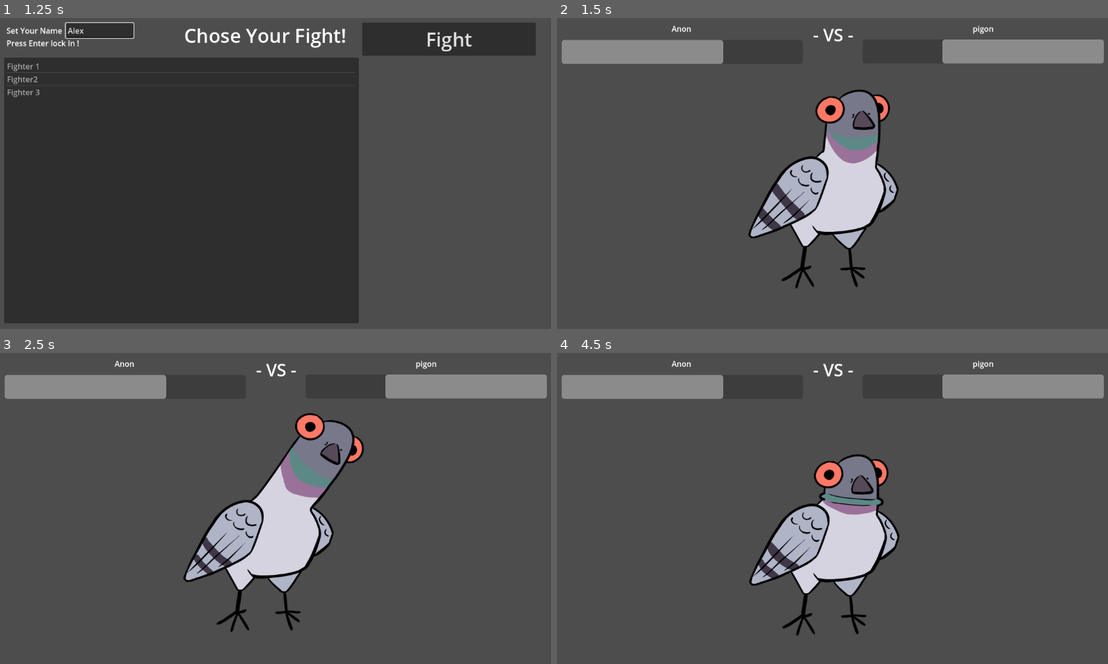
Above: before the commit, frames 1-4 (two rows, left to right).
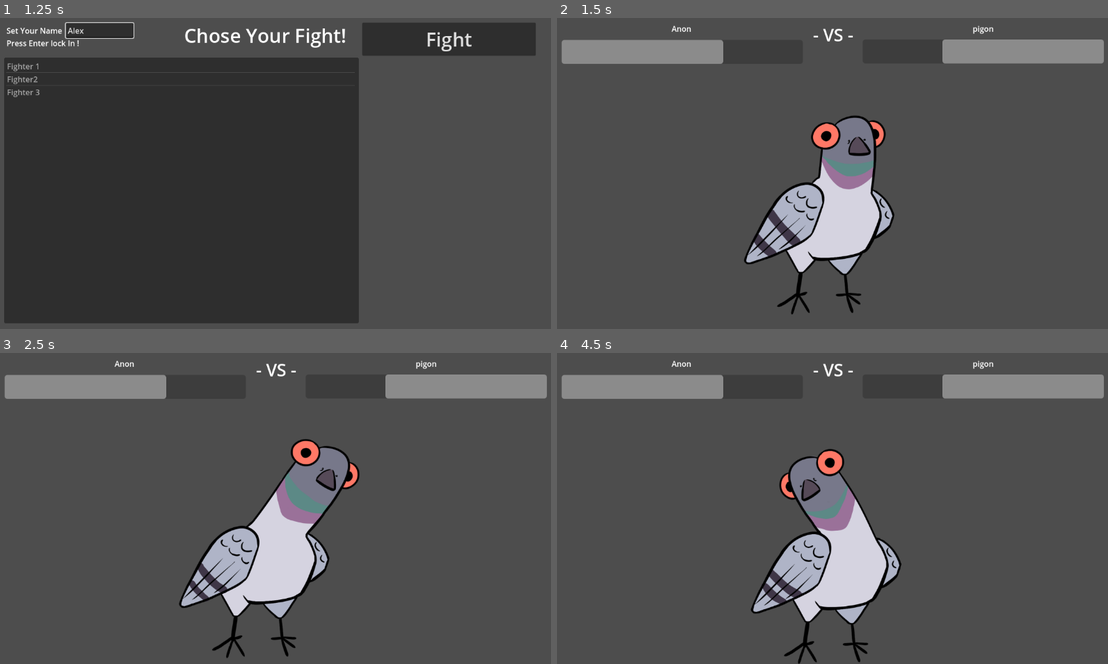
Above: after the commit, the same moments.

Repository: potentiallyPartial/2025Gamejam
Game: Godot game, scene res://scenes/menu.tscn
Two runs of this game, one before a commit and one after it. Both use one fixed random seed, a clock stepped at 60 frames per second and the inputs below. The project has no main scene, so this scene is started directly. The engine's default icon, where the game draws it, is replaced by a stand-in: a white triangle on a blue panel in a dark square.
Inputs (mouse positions are in pixels of both pictures, inside the frame that each line leads up to):
- Up to frame 1 (1.25 s): click (99, 30) at 0.52 s; type "Alex" at 0.6 s
- Up to frame 2 (1.5 s): click "Fight" at 1.25 s
- Up to frame 3 (2.5 s): tap Enter at 2 s; move the mouse to (402, 492) at 2.02 s
- Up to frame 4 (4.5 s): tap Space at 2.75 s; move the mouse to (722, 524) at 2.77 s; move the mouse to (887, 440) at 3.52 s; tap Enter at 4.25 s; move the mouse to (804, 570) at 4.27 s

Frame 1 is identical in both runs. In frame 2, 8.1% of the frame differs, in the area x 33-62%, y 22-96%; in frame 3, 8.9%, in the area x 32-67%, y 19-99%; in frame 4, 8.3%.

Commit message:
Changed things

Diff:
--- a/scenes/Player.tscn
+++ b/scenes/Player.tscn
@@ -147,7 +147,8 @@
 	inGrace = true;
 	graceTimer.start();
 	Master.isFight = true;
-	#enemyInfo.setSpright();
+	if curDefenseLen < defenseLen:
+		enemyInfo.setSpright();
 
 func _on_graceper_timeout():
 	inGrace = false;
@@ -161,17 +162,17 @@
 script = SubResource("GDScript_yxn0c")
 
 [node name="Enemy" parent="." instance=ExtResource("1_2g3nk")]
-position = Vector2(565, 357)
+position = Vector2(556, 411)
 scale = Vector2(0.7, 0.7)
 
 [node name="playerUp" type="Sprite2D" parent="."]
 visible = false
-position = Vector2(563, 202)
+position = Vector2(599, 124)
 texture = ExtResource("2_ejowg")
 
 [node name="playerDown" type="Sprite2D" parent="."]
 visible = false
-position = Vector2(566, 535)
+position = Vector2(585, 569)
 texture = ExtResource("2_ejowg")
 
 [node name="playerLeft" type="Sprite2D" parent="."]
--- a/scenes/ui.tscn
+++ b/scenes/ui.tscn
@@ -1,4 +1,4 @@
-[gd_scene load_steps=2 format=3]
+[gd_scene load_steps=2 format=3 uid="uid://btttbr6dtmnej"]
 
 [ext_resource type="Script" path="res://scripts/ui.gd" id="1_jb6sg"]
 
--- a/scripts/Enemy.gd
+++ b/scripts/Enemy.gd
@@ -2,7 +2,7 @@
 
 #@export var minMoves = 3;
 #@export var maxMoves = 40;
-@export var attackLen = 3;
+@export var attackLen = 5;
 @export var enemySelected = 0;
 @export var minWait = 0;
 @export var maxWait = 1;
@@ -25,6 +25,9 @@
 func makeNumEnemyMoves():
 	for i in attackLen:
 		enemyMoves.append(rng.randi_range(1, 4));
+		if i > 0:
+			while enemyMoves[i] == enemyMoves[i-1]:
+				enemyMoves[i]=rng.randi_range(1, 4);
 
 func makeNumEnemyTime():
 	for i in attackLen:
@@ -77,11 +80,11 @@
 		if enemyMoves[player.curDefenseLen] == 1:
 			spright.set_frame_and_progress(8,0);
 		if enemyMoves[player.curDefenseLen] == 2:
-			spright.set_frame_and_progress(6,0);
+			spright.set_frame_and_progress(5,0);
 		if enemyMoves[player.curDefenseLen] == 3:
 			spright.set_frame_and_progress(7,0);
 		if enemyMoves[player.curDefenseLen] == 4:
-			spright.set_frame_and_progress(5,0);
+			spright.set_frame_and_progress(6,0);
 # Called every frame. 'delta' is the elapsed time since the previous frame.
 func _process(delta):
 	pass
Not shown: 1 places in scenes/Player.tscn that only renumber resources
Not shown: 1 places in scenes/mainWorld.tscn that only renumber resources
Not shown: 1 places in scenes/menu.tscn that only renumber resources
